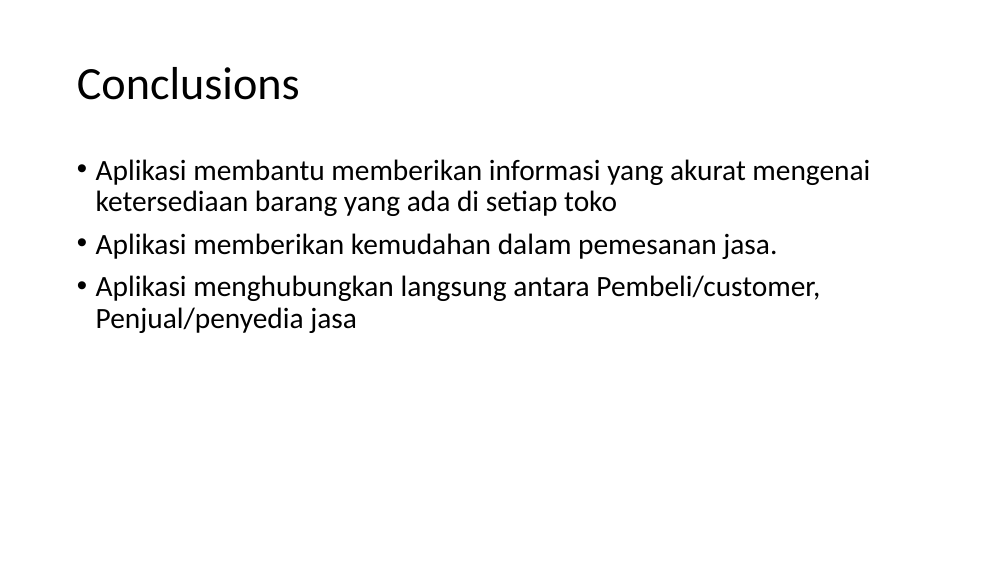
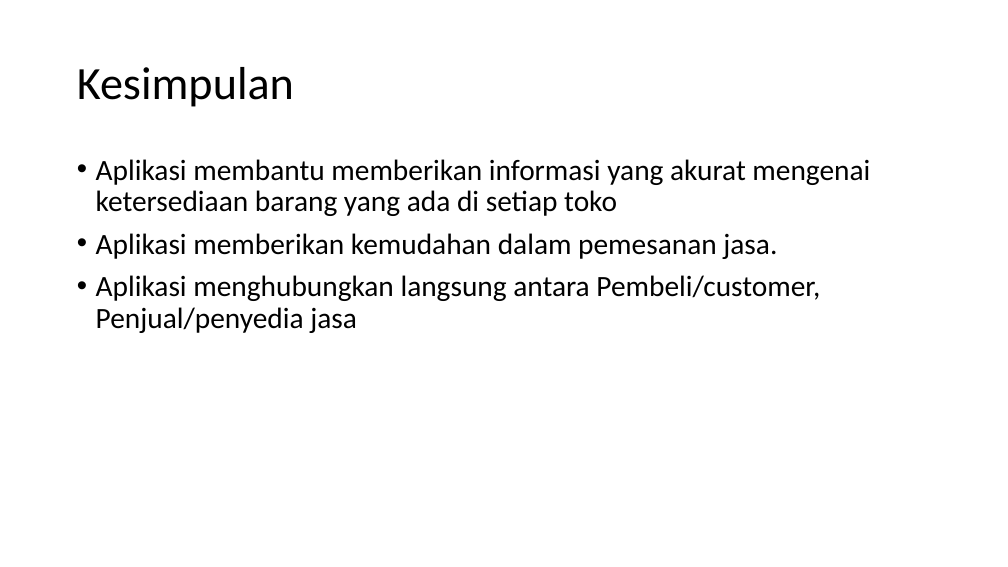
Before and after one commit to pierrekatuhe/WTB, a slide deck: slide 16 of New folder/Presentation.pptx (slide 13 before the commit). Drawn at 1008x567 pixels with LibreOffice and Linux fonts; fonts in the diff are those of the drawing. Boxes give left, top, right and bottom in pixels: in the first picture for what was removed or moved away, otherwise in the second. Text is boxed around its words. In the diff, an @@ line names an element or a change of style, - is before the commit and + after.

```diff
--- a/New folder/Presentation.pptx
+++ b/New folder/Presentation.pptx
@@ title at box(77, 67, 294, 107): text changed @@
-Conclusions
+Kesimpulan
```
Also in this commit, not shown: 10 other slides changed, 5 slides added, 1 slide removed, 4 other files.
